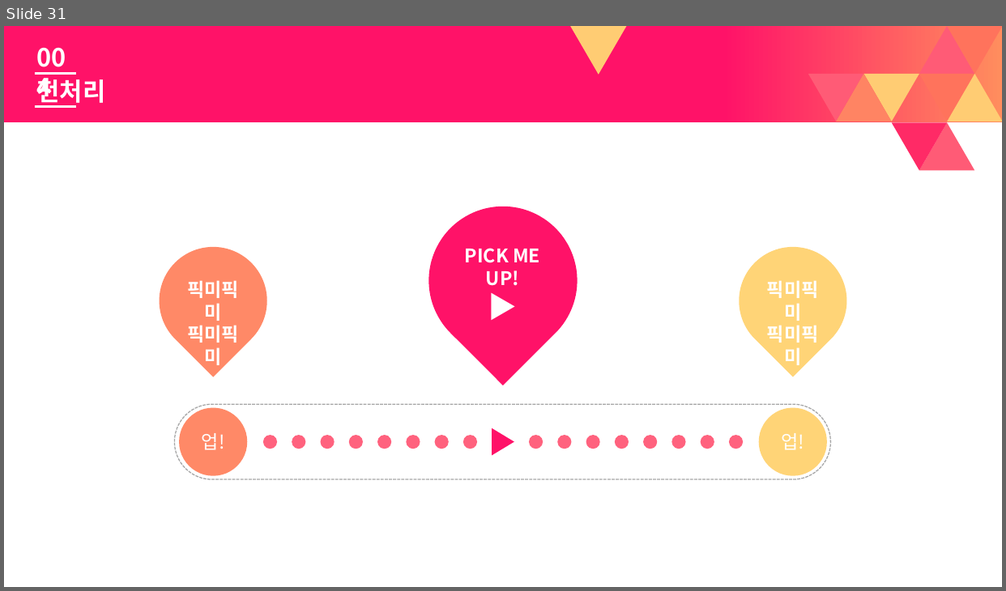
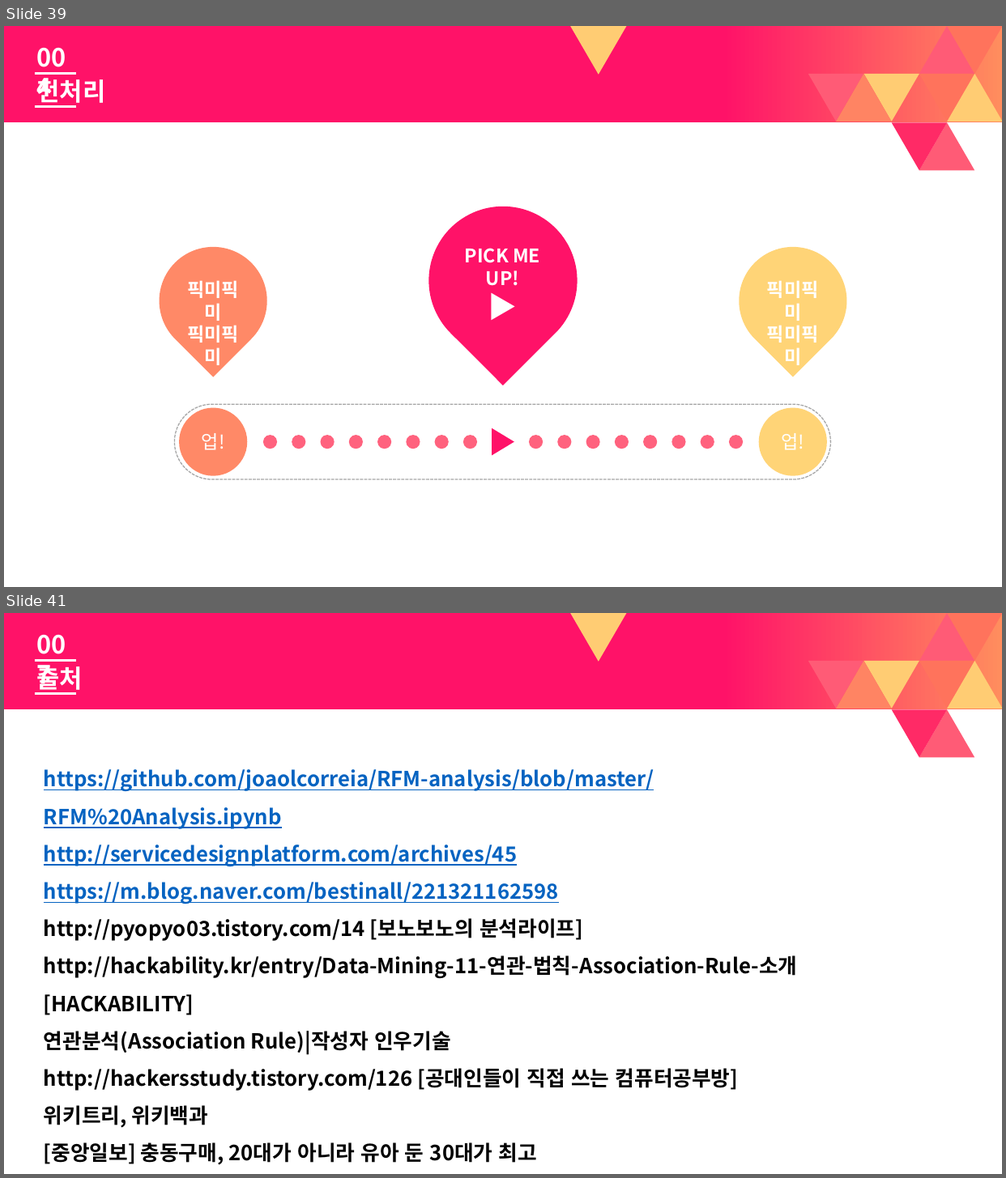
Before and after one commit to vlufoot/smu_team_6, a slide deck: 빅데이터 Presentation darft.pptx. Shown one above the other, each under a label of ours: slide 31 before the commit, slides 39 and 41 after it; the slides between them are not shown. The pictures are 1006x591 and 1006x1178 pixels, drawn with LibreOffice and Linux fonts; fonts in the diff are those of the drawing. Boxes give left, top, right and bottom in pixels: in the first picture for what was removed or moved away, otherwise in the second. Text is boxed around its words. In the diff, an @@ line names an element or a change of style, - is before the commit and + after.

```diff
--- a/빅데이터 Presentation darft.pptx
+++ b/빅데이터 Presentation darft.pptx
@@ slide 41 added at [4,613,1002,1174], background #FFFFFF; not listed: 11 template elements that a slide beside it also shows @@
@@ text added at [29,625,88,662], 24 pt, text #FFFFFF, bold @@
+007
@@ line added from (36, 660) to (75, 660), #FFFFFF 2 pt @@
@@ text added at [36,665,83,695], 24 pt, text #FFFFFF, bold @@
+출처
@@ line added from (36, 693) to (75, 693), #FFFFFF 2 pt @@
@@ text added at [44,769,798,1165], 20 pt, text #000000, bold @@
+https://github.com/joaolcorreia/RFM-analysis/blob/master/RFM%20Analysis.ipynb
+http://servicedesignplatform.com/archives/45
+https://m.blog.naver.com/bestinall/221321162598
+http://pyopyo03.tistory.com/14 [보노보노의 분석라이프]
+http://hackability.kr/entry/Data-Mining-11-연관-법칙-Association-Rule-소개 [HACKABILITY]
+연관분석(Association Rule)|작성자 인우기술
+http://hackersstudy.tistory.com/126 [공대인들이 직접 쓰는 컴퓨터공부방]
+위키트리, 위키백과
+[중앙일보] 충동구매, 20대가 아니라 유아 둔 30대가 최고
@@ what was slide 31 is now slide 39 @@
```
Also in this commit, not shown: 8 slides changed, 10 other slides added, 4 slides removed.
